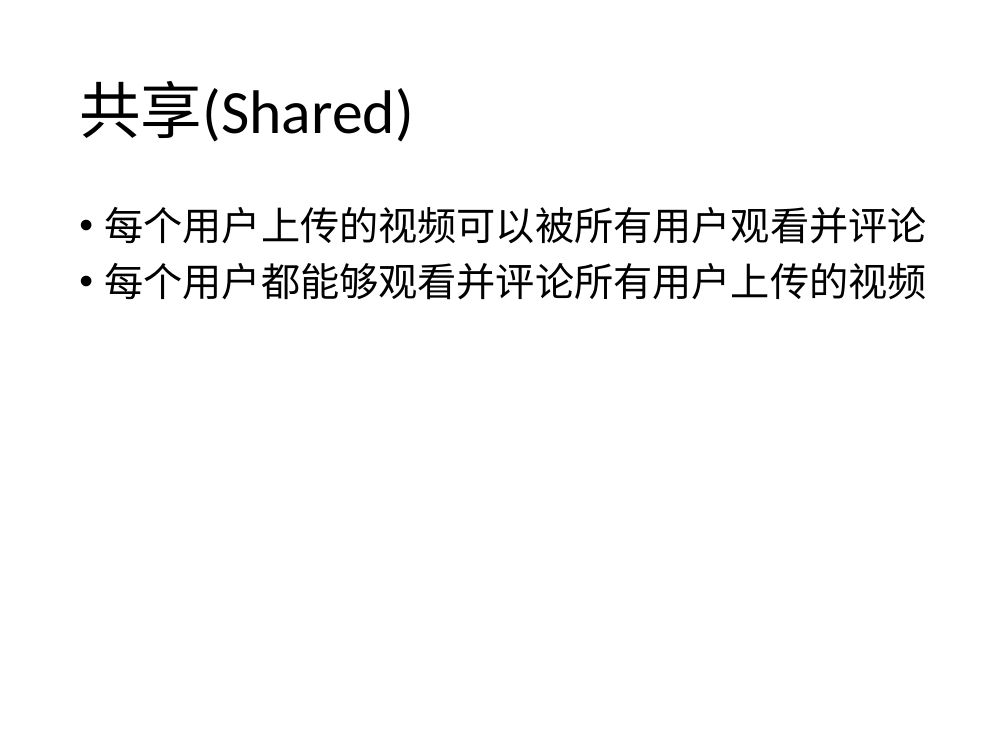
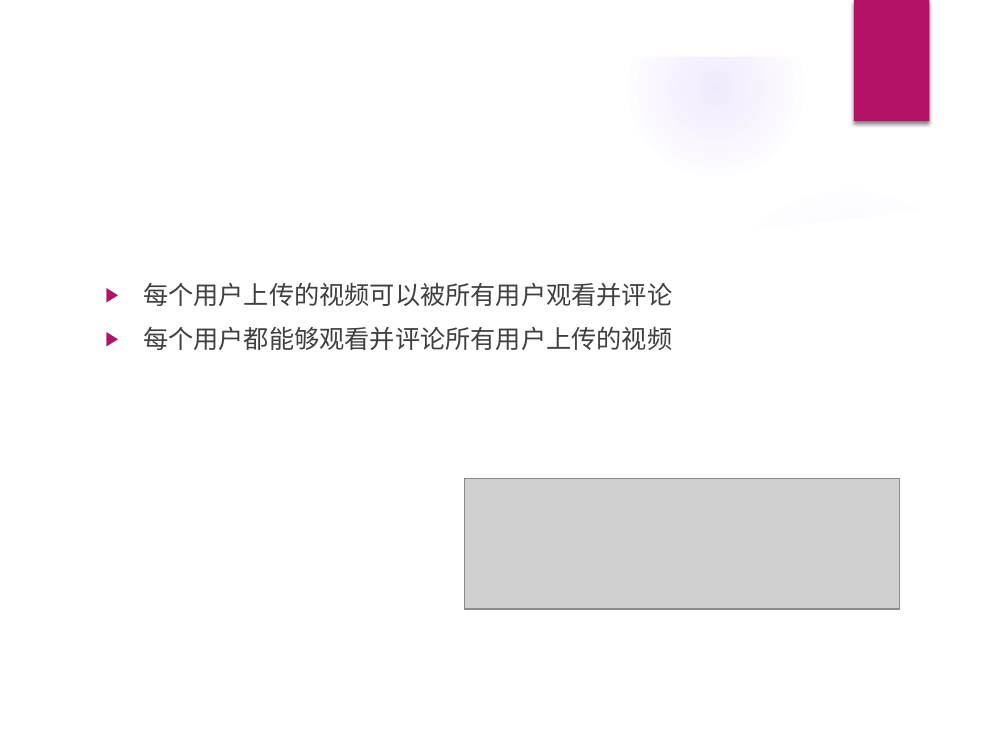
Before and after one commit to Relate13/web_2023, a slide deck: slide 6 of 项目介绍.pptx. Drawn at 1008x756 pixels with LibreOffice and Linux fonts; fonts in the diff are those of the drawing; grey boxes stand for pictures; background and template pictures are left out. Boxes give left, top, right and bottom in pixels: in the first picture for what was removed or moved away, otherwise in the second. Text is boxed around its words. In the diff, an @@ line names an element or a change of style, - is before the commit and + after.

```diff
--- a/项目介绍.pptx
+++ b/项目介绍.pptx
@@ group added at [0,0,1008,756]: 4 ellipses, 3 freeform shapes @@
@@ rectangle added at [854,0,929,121], fill #B31166 @@
@@ title "共享(Shared)": place and size @@
-title "共享(Shared)" at [79,81,413,142]
+title "共享(Shared)" at [96,102,795,180]
@@ title "共享(Shared)" at [96,102,795,180]: size 44 to 32 pt, font Calibri to Quicksand, text colour #000000 to #FFFFFF; line spacing 0.9 to 1 @@
@@ text "每个用户上传的视频可以被所有用户观看并评论": place and size @@
-text "每个用户上传的视频可以被所有用户观看并评论" at [105,207,927,300]
+text "每个用户上传的视频可以被所有用户观看并评论" at [143,283,672,350]
@@ text "每个用户上传的视频可以被所有用户观看并评论" at [143,283,672,350]: size 28 to 18 pt, font Calibri to Quicksand, text colour #000000 to #404040; bullet • to ▶; line spacing 0.9 to 1 @@
@@ picture added at [464,479,899,610] @@
```
Also in this commit, not shown: 7 other slides changed, 5 slides added, 1 slide removed.
